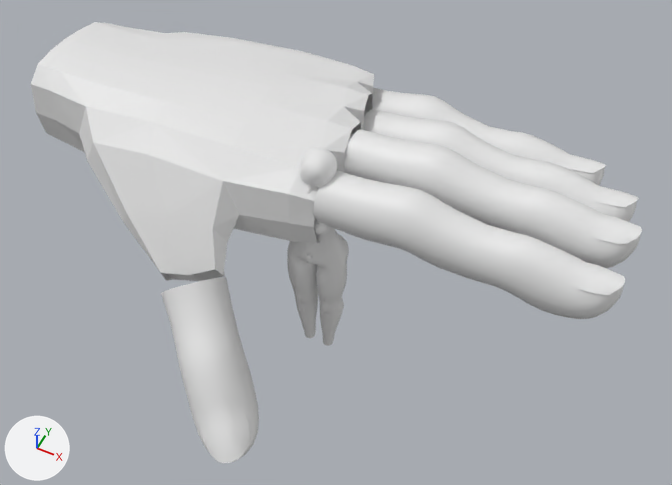
Before and after pictures for a commit that changed the Blender file Ekidna/Ekidna.blend.
Both versions are drawn from a 50 mm camera at (12.0, -22.6, 25.9) aimed at (0.3, 0.9, -3.4). Lighting does not change. The marker at lower left points along +X, +Y and +Z.

In view in the first picture: 'Body', 'Cube', 'finger.000', 'finger.001', 'finger.002', 'finger.003', 'finger.004'.
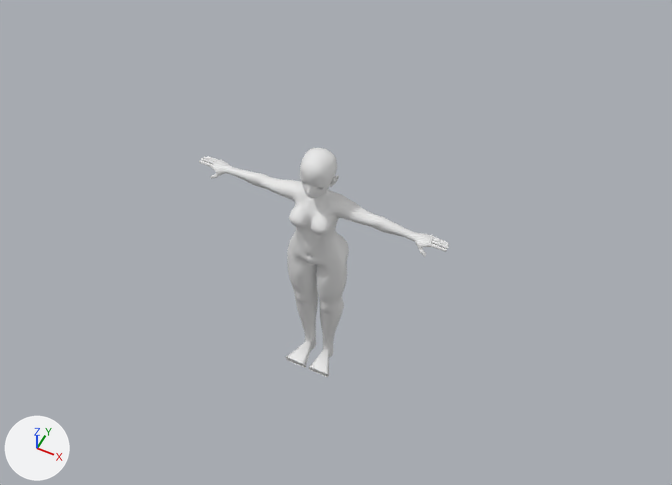
The change, as JSON lines over the scene's bpy script:
```json
{"block": "me_circle_003", "where": "# used by ob_body; location = (0.0, -0.29, -2.11); scale = (0.64, 0.64, 0.64)"}
{"op": "remove", "block": "me_circle_003", "code": "me_circle_003.from_pydata(...)  # 3151 vertices, 3064 faces; spans x 0.0..6.2, y -1.3..1.7, z -10.8..6.8"}
{"op": "add", "block": "me_circle_003", "code": "me_circle_003.from_pydata(...)  # 5534 vertices, 5559 faces; spans x 0.0..8.5, y -1.8..1.7, z -12.3..6.8"}
{"block": "me_circle_003", "change": "me_circle_003 part 1: 78 vertices moved from x 1.3..6.2, y -0.1..1.0, z 2.5..3.6 to x 1.3..6.2, y -0.2..1.0, z 2.5..3.6; 23 vertices removed from x 1.5..6.2, y 0.0..1.0, z 2.5..3.5; 2167 vertices added at x 1.3..8.5, y -0.3..1.2, z 2.2..3.6"}
{"block": "me_circle_003", "change": "me_circle_003 part 2: 239 vertices added at x 0.1..1.8, y -1.8..0.5, z -12.3..-11.5"}
{"op": "remove", "block": "ob_finger_000", "code": ["ob_finger_000 = bpy.data.objects.new('finger.000', me_circle)", "ob_finger_000.location = (0.37, -0.13, 0.24)", "ob_finger_000.rotation_euler = (-1.571, 0.0, -1.571)  # degrees (-90, 0, -90)", "ob_finger_000.scale = (1.15, 1.15, 1.15)"]}
{"op": "remove", "block": "ob_finger_001", "code": ["ob_finger_001 = bpy.data.objects.new('finger.001', me_circle_002)", "ob_finger_001.location = (0.29, 2.44, 0.24)", "ob_finger_001.rotation_euler = (-1.571, 0.0, -1.571)  # degrees (-90, 0, -90)", "ob_finger_001.scale = (1.15, 1.15, 1.15)"]}
{"op": "remove", "block": "ob_finger_002", "code": ["ob_finger_002 = bpy.data.objects.new('finger.002', me_circle_004)", "ob_finger_002.location = (-0.27, 4.83, -0.75)", "ob_finger_002.rotation_euler = (-1.571, -0.35, -1.571)  # degrees (-90, -20, -90)", "ob_finger_002.scale = (1.15, 1.15, 1.15)"]}
{"op": "remove", "block": "ob_finger_003", "code": ["ob_finger_003 = bpy.data.objects.new('finger.003', me_circle_005)", "ob_finger_003.location = (-1.98, 7.07, -1.63)", "ob_finger_003.rotation_euler = (-1.571, -0.378, -1.571)  # degrees (-90, -22, -90)", "ob_finger_003.scale = (1.15, 1.15, 1.15)"]}
{"op": "remove", "block": "ob_finger_004", "code": ["ob_finger_004 = bpy.data.objects.new('finger.004', me_circle_006)", "ob_finger_004.location = (-3.6, -4.02, -3.37)", "ob_finger_004.rotation_euler = (0.577, -0.313, -0.474)  # degrees (33, -18, -27)", "ob_finger_004.scale = (1.15, 1.15, 1.15)"]}
{"op": "remove", "block": "ob_cube", "code": ["ob_cube = bpy.data.objects.new('Cube', me_cube)", "ob_cube.location = (-5.95, 3.3, -0.4)", "ob_cube.scale = (0.957, 0.896, 0.325)"]}
```

Pixel boxes [x1, y1, x2, y2] of what changed, in the pictures (672 x 485 px):
```json
{"object": "Cube", "change": "deleted", "before": [31, 22, 374, 281]}
{"object": "finger.000", "change": "deleted", "before": [313, 171, 625, 319]}
{"object": "finger.001", "change": "deleted", "before": [344, 129, 642, 268]}
{"object": "Body", "change": "reshaped", "before": [287, 148, 349, 346], "after": [199, 148, 449, 377]}
{"object": "finger.004", "change": "deleted", "before": [161, 277, 259, 463]}
{"object": "finger.002", "change": "deleted", "before": [363, 109, 639, 222]}
{"object": "finger.003", "change": "deleted", "before": [364, 88, 606, 186]}
{"part": 1, "of": "me_circle_003", "change": "built on", "after": [199, 156, 449, 257]}
{"part": 2, "of": "me_circle_003", "change": "added", "after": [286, 333, 333, 377]}
```
